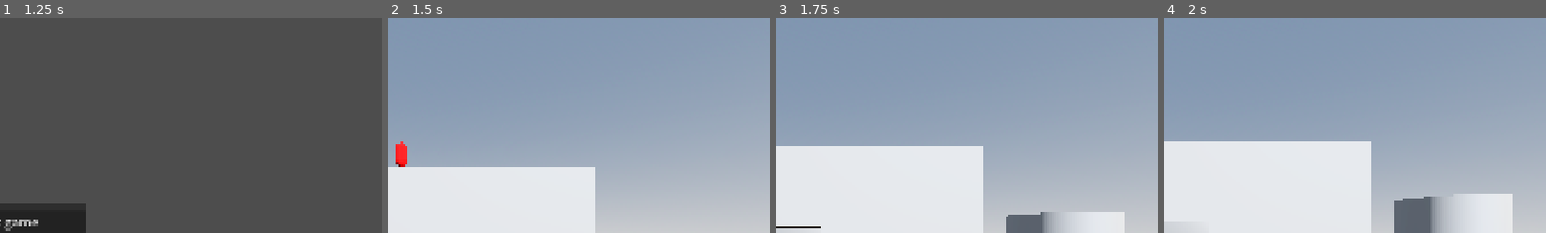
Above: before the commit, frames 1-4 (left to right).
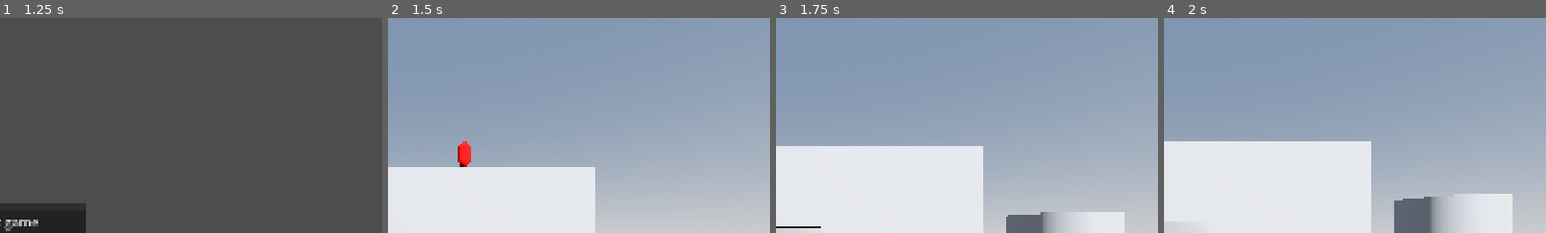
Above: after the commit, the same moments.

Repository: Arox315/Horror-Game
Game: Godot game, scene res://stages/playground/playground.tscn
Two runs of this game, one before a commit and one after it. Both use one fixed random seed, a clock stepped at 60 frames per second and the inputs below. The project has no main scene, so this scene is started directly.
Inputs (mouse positions are % of the whole screen's width and height, from its top left):
- Up to frame 1 (1.25 s): tap Enter at 0.5 s; move the mouse to (72, 45) at 0.52 s; hold D (right) from 0.53 s (still down); tap E (interact) at 0.6 s; click (72, 45) at 0.67 s; tap Space (jump) at 0.77 s
- Up to frame 2 (1.5 s): release D (right) at 1.25 s; click "Host game" at 1.25 s
- Up to frame 3 (1.75 s): no input
- Up to frame 4 (2 s): no input
The pictures show only the part of the screen within x 49-99%, y 0-50%; the shares and areas given below are measured in that part.

Frame 1 is identical in both runs. In frame 2, 0.7% of the frame differs, in the area x 2-22%, y 57-70%; in frame 3, nothing differs; in frame 4, nothing differs.

Commit message:
feat: Add end_effect method for effect removal

Diff:
--- a/common/components/effects_component/effects_component.gd
+++ b/common/components/effects_component/effects_component.gd
@@ -34,7 +34,7 @@
 	for child in get_children():
 		if child is not Effect: continue
 		if child.get_meta("id") == effect_id:
-			child.delete_effect()
+			child.end_effect()
 			return
 
 
--- a/common/effects/effect.gd
+++ b/common/effects/effect.gd
@@ -79,7 +79,7 @@
 		decrement_stack()
 
 	if current_stacks <= 0:
-		delete_effect()
+		_delete_effect()
 
 
 func increment_stack(amount: int = 1) -> void:
@@ -125,7 +125,12 @@
 	stack_lost.emit(stacks)
 
 
-func delete_effect() -> void:
+func end_effect() -> void:
+	print("[%s] Effect %s has been removed" % [target, name])
+	_delete_effect()
+
+
+func _delete_effect() -> void:
 	_emit_finished_global.rpc()
 
 	_is_on_cooldown = true
--- a/stages/playground/playground.tscn
+++ b/stages/playground/playground.tscn
@@ -141,6 +141,7 @@
 var c := true
 var elapsed: float = -5.0
 func _physics_process(delta: float) -> void:
+	if not multiplayer.is_server(): return
 	if get_tree().get_nodes_in_group(\"Players\").is_empty(): return
 	if not c: return
 	elapsed += delta
@@ -171,6 +172,7 @@
 
 var elapsed: float = 0.0
 func _physics_process(delta: float) -> void:
+	if not multiplayer.is_server(): return
 	elapsed += delta
 	if elapsed >= retrigger_cooldown:
 		for body in get_overlapping_bodies():
@@ -390,7 +392,7 @@
 shape = SubResource("BoxShape3D_7h8id")
 
 [node name="TestEnemy" parent="." instance=ExtResource("6_bkhp6")]
-transform = Transform3D(1, 0, 0, 0, 1, 0, 0, 0, 1, 0.638906, 19.73263, -20.560532)
+transform = Transform3D(1, 0, 0, 0, 1, 0, 0, 0, 1, 5.9557676, 19.73263, -20.560532)
 
 [connection signal="pressed" from="MultiplayerMenu/Panel/VBoxContainer/HostButton" to="MultiplayerMenu" method="_on_host_button_pressed"]
 [connection signal="pressed" from="MultiplayerMenu/Panel/VBoxContainer/JoinButton" to="MultiplayerMenu" method="_on_join_button_pressed"]
